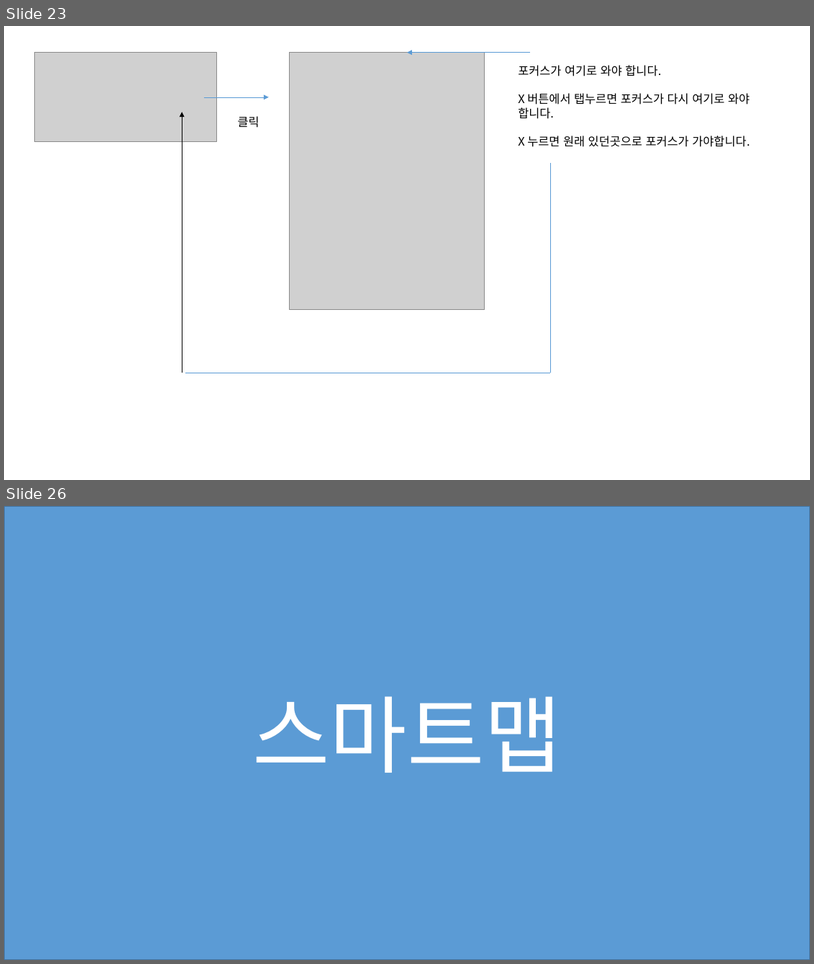
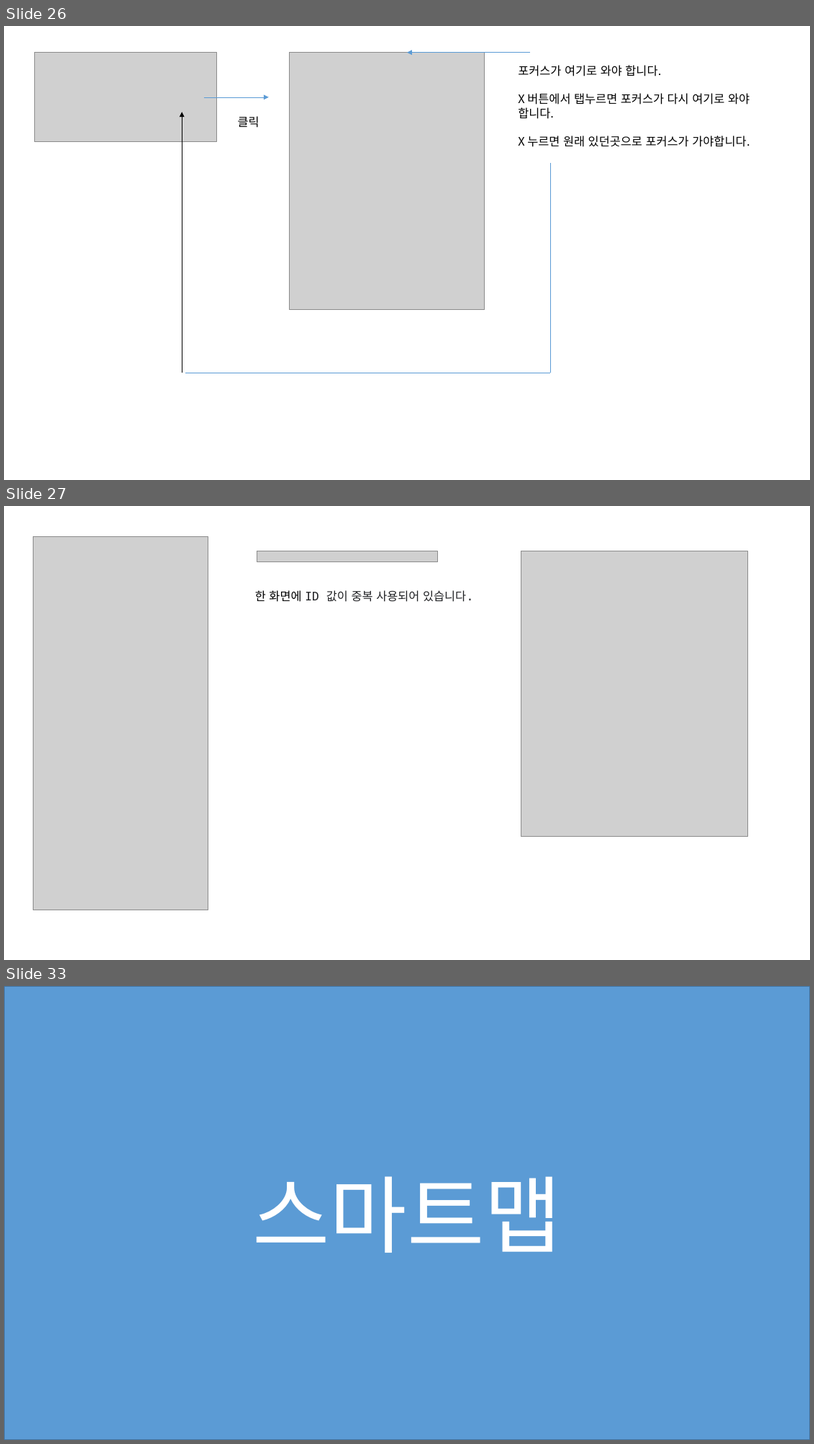
Before and after one commit to jeoungGyy/sejong, a slide deck: ppt/웹접근성 오류 체크(운영).pptx. Shown one above the other, each under a label of ours: slides 23 and 26 before the commit, slides 26, 27 and 33 after it; the slides between them are not shown. The pictures are 814x964 and 814x1444 pixels, drawn with LibreOffice and Linux fonts; fonts in the diff are those of the drawing; grey boxes stand for pictures. Boxes give left, top, right and bottom in pixels: in the first picture for what was removed or moved away, otherwise in the second. Text is boxed around its words. In the diff, an @@ line names an element or a change of style, - is before the commit and + after.

```diff
--- a/ppt/웹접근성 오류 체크(운영).pptx
+++ b/ppt/웹접근성 오류 체크(운영).pptx
@@ slide 27 added at [4, 506, 810, 960], background #FFFFFF @@
@@ picture added at [33, 537, 208, 909] @@
@@ picture added at [257, 551, 437, 561] @@
@@ picture added at [522, 551, 748, 836] @@
@@ text added at [255, 590, 473, 602], 14 pt, text #202124 @@
+한 화면에 ID 값이 중복 사용되어 있습니다.
@@ what was slide 23 is now slide 26 @@
@@ what was slide 26 is now slide 33 @@
```
Also in this commit, not shown: 1 slide changed, 6 other slides added, 5 other files.
